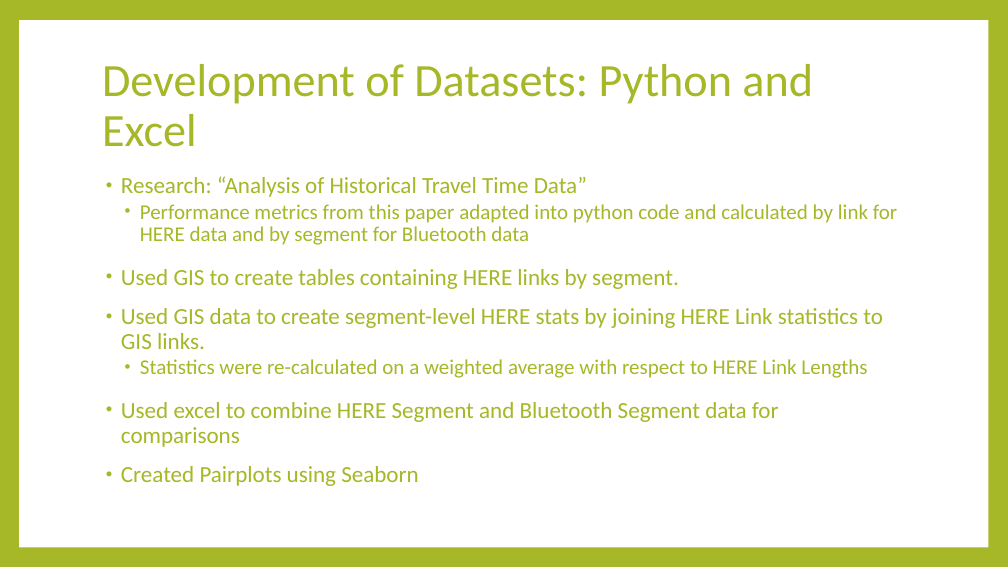
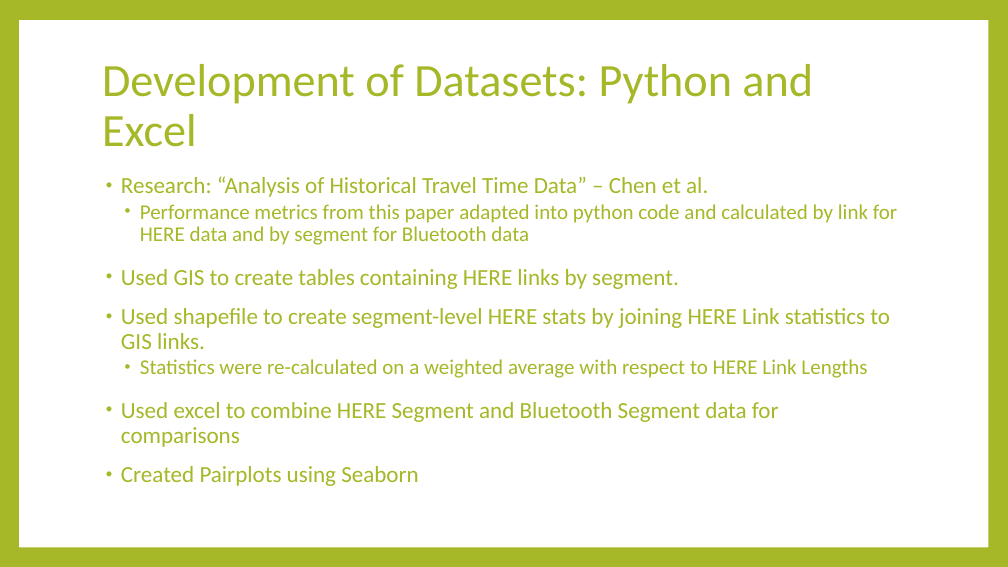
Before and after one commit to jdbr223/ce599-s17, a slide deck: slide 7 of CE599_JB_Project/A Comparative Study of GPS and Bluetooth Speed Data ALong Man O War Boulevard.pptx. Drawn at 1008x567 pixels with LibreOffice and Linux fonts; fonts in the diff are those of the drawing. Boxes give left, top, right and bottom in pixels: in the first picture for what was removed or moved away, otherwise in the second. Text is boxed around its words. In the diff, an @@ line names an element or a change of style, - is before the commit and + after.

```diff
--- a/CE599_JB_Project/A Comparative Study of GPS and Bluetooth Speed Data ALong Man O War Boulevard.pptx
+++ b/CE599_JB_Project/A Comparative Study of GPS and Bluetooth Speed Data ALong Man O War Boulevard.pptx
@@ text at bbox=[121, 176, 708, 197]: text changed @@
-• Research: “Analysis of Historical Travel Time Data”
+• Research: “Analysis of Historical Travel Time Data” – Chen et al.
@@ text at bbox=[121, 308, 890, 349]: text changed @@
-• Used GIS data to create segment-level HERE stats by joining HERE Link statistics to GIS links.
+• Used shapefile to create segment-level HERE stats by joining HERE Link statistics to GIS links.
```
Also in this commit, not shown: 9 other slides changed, 2 slides added, 1 slide removed.
